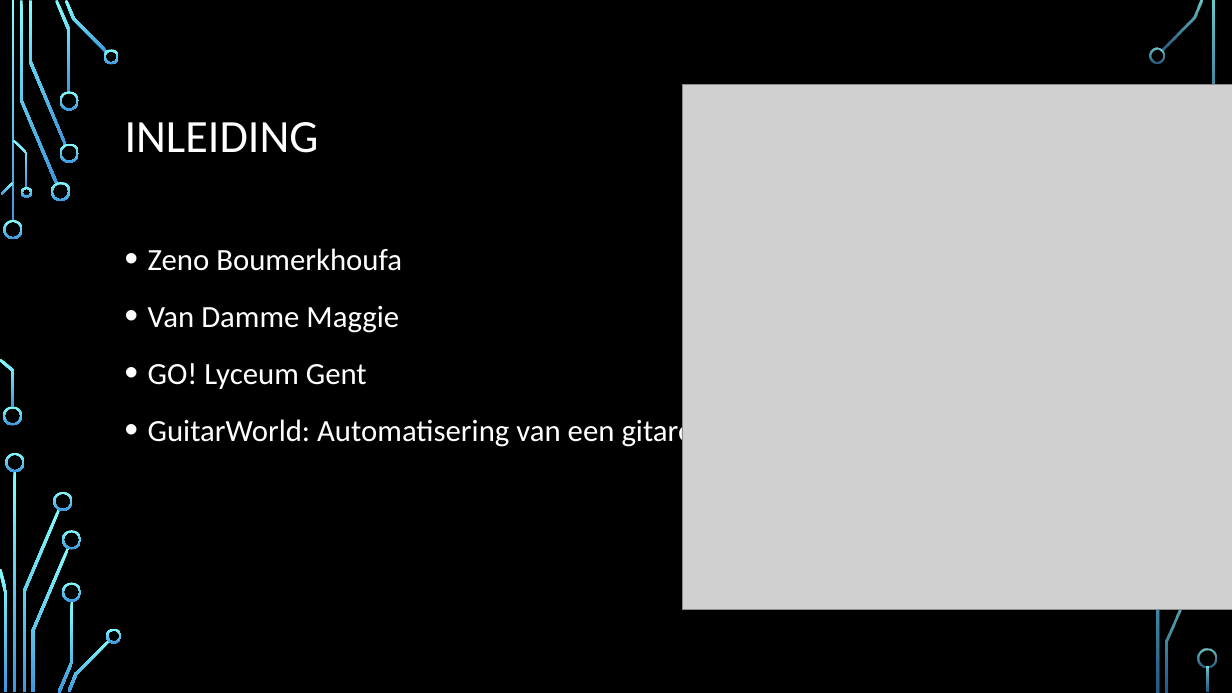
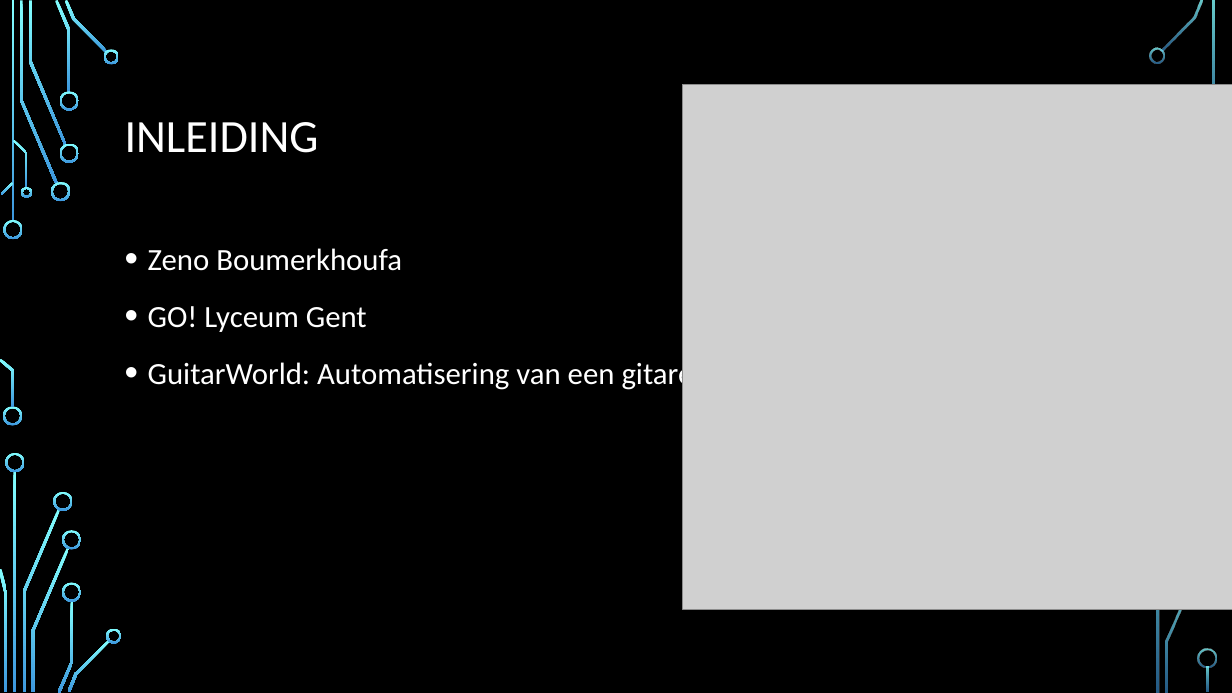
Before and after one commit to ZenoBoumerkhoufa/GuitarWorld, a slide deck: slide 2 of GIP/documents/Guitarworld.pptx. Drawn at 1232x693 pixels with LibreOffice and Linux fonts; fonts in the diff are those of the drawing; grey boxes stand for pictures; background and template pictures are left out. Boxes give left, top, right and bottom in pixels: in the first picture for what was removed or moved away, otherwise in the second. Text is boxed around its words. In the diff, an @@ line names an element or a change of style, - is before the commit and + after.

```diff
--- a/GIP/documents/Guitarworld.pptx
+++ b/GIP/documents/Guitarworld.pptx
@@ text at bbox=[148, 306, 399, 333]: paragraph removed @@
-• Van Damme Maggie
```
Also in this commit, not shown: 2 other slides changed, 16 other files.
